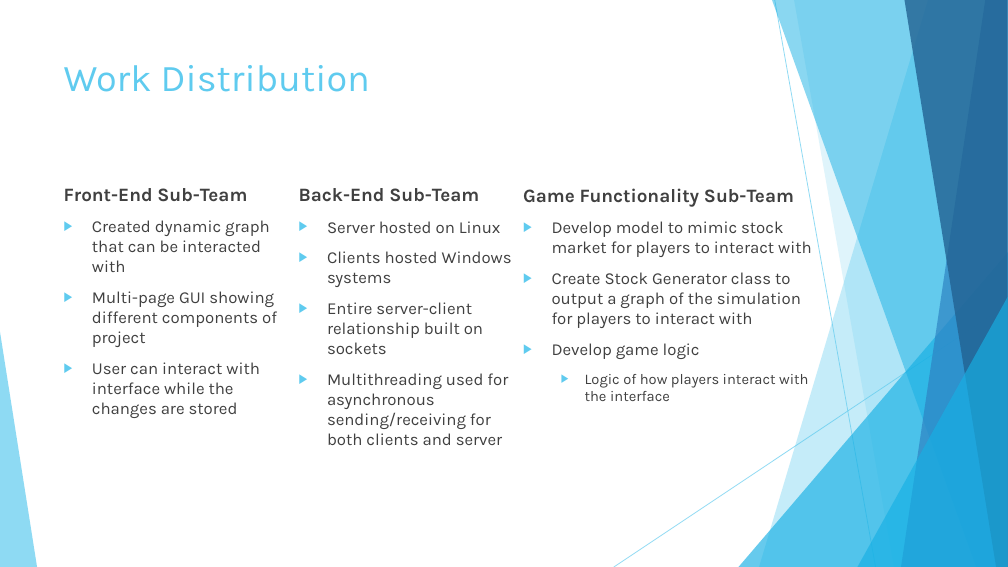
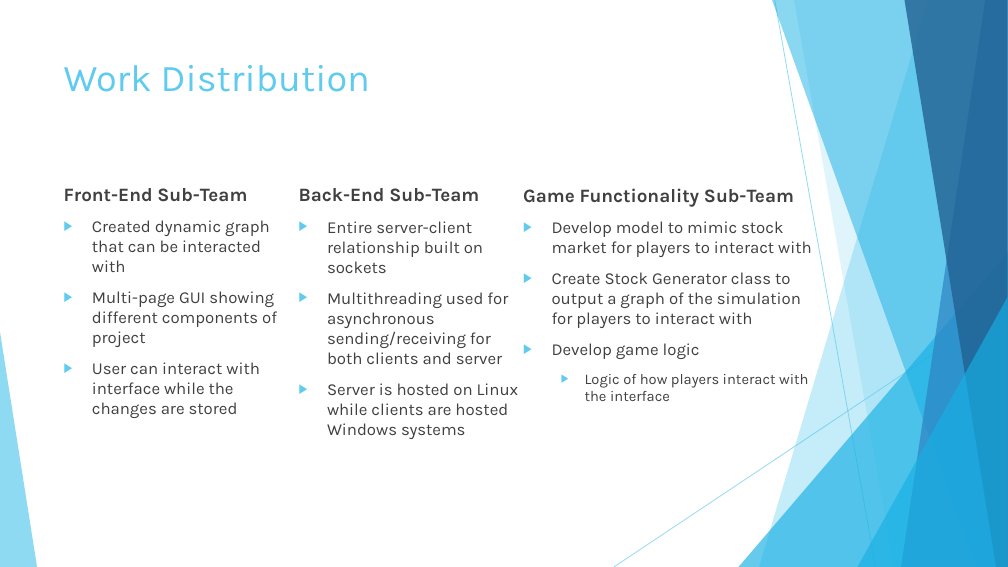
Before and after one commit to fazeelabbasi/CRASH, a slide deck: slide 5 of docs/CMPE 320 Final Group Presentation.pptx. Drawn at 1008x567 pixels with LibreOffice and Linux fonts; fonts in the diff are those of the drawing. Boxes give left, top, right and bottom in pixels: in the first picture for what was removed or moved away, otherwise in the second. Text is boxed around its words. In the diff, an @@ line names an element or a change of style, - is before the commit and + after.

Commit message:
Fix Backend work distri

```diff
--- a/docs/CMPE 320 Final Group Presentation.pptx
+++ b/docs/CMPE 320 Final Group Presentation.pptx
@@ text at bbox=[327, 221, 512, 287]: paragraphs removed @@
-▶ Server hosted on Linux
-▶ Clients hosted Windows systems
@@ text at bbox=[327, 383, 519, 439]: paragraph added @@
+▶ Server is hosted on Linux while clients are hosted Windows systems
```
